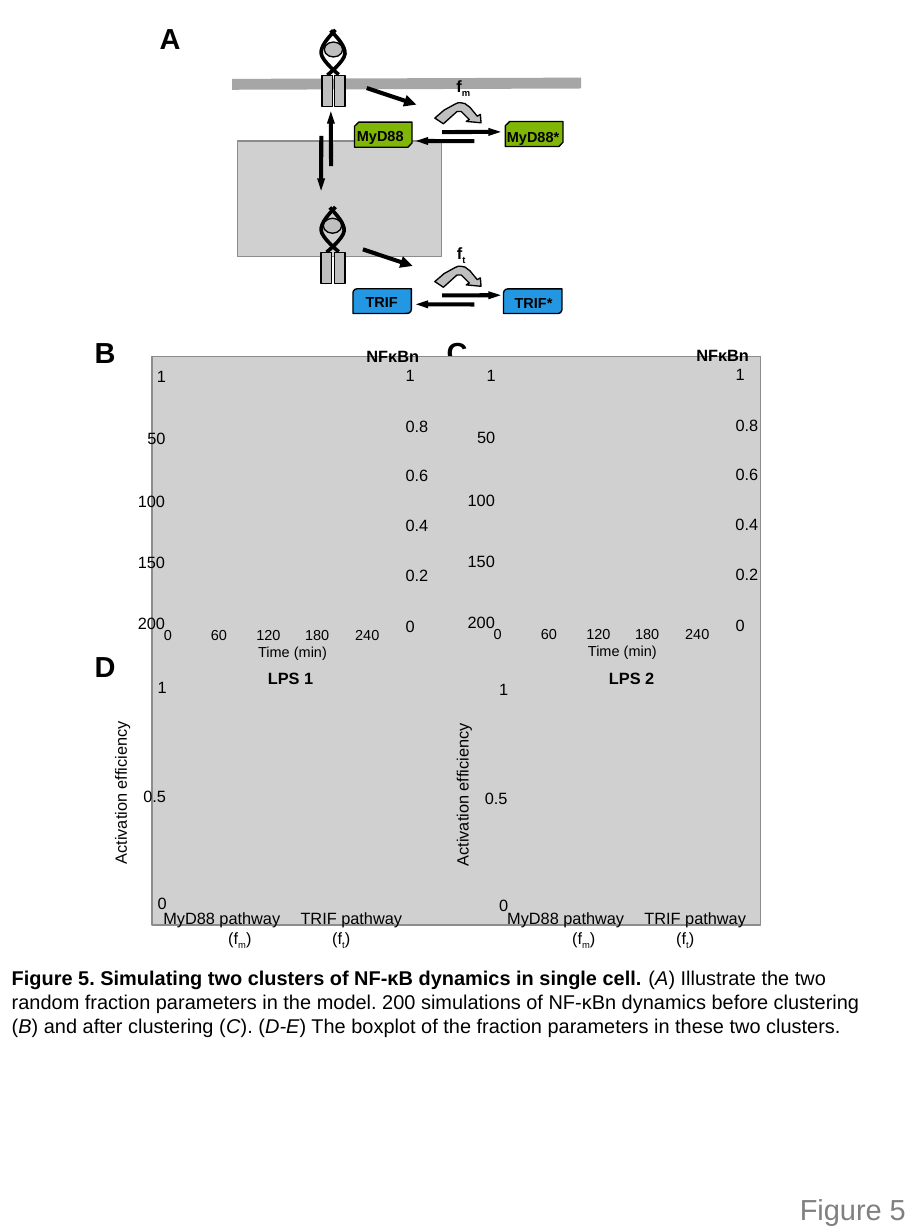
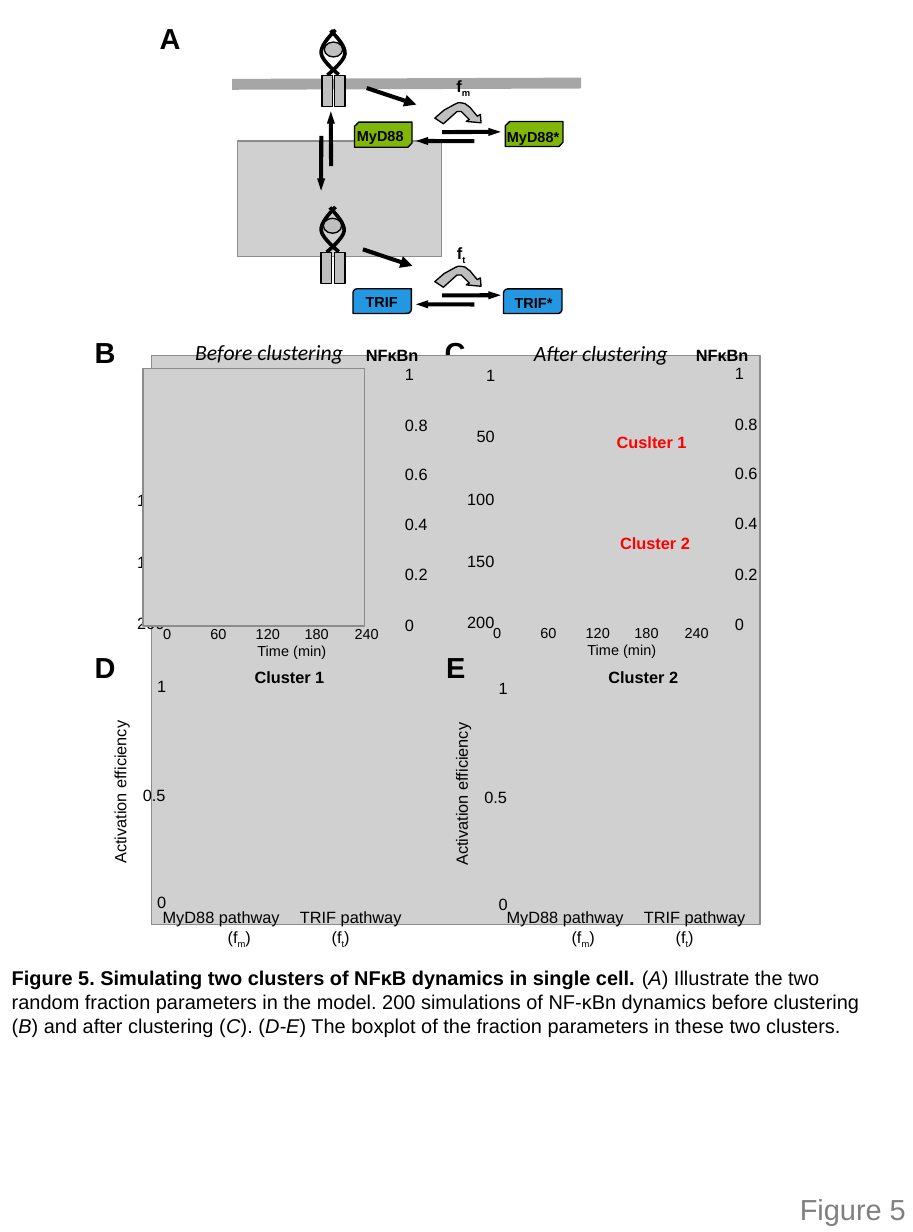
Before and after one commit to biomystery/TLR4, a slide deck: slide 5 of TLR_ver4.5_new_PNAS.pptx. Drawn at 913x1232 pixels with LibreOffice and Linux fonts; fonts in the diff are those of the drawing; grey boxes stand for pictures. Boxes give left, top, right and bottom in pixels: in the first picture for what was removed or moved away, otherwise in the second. Text is boxed around its words. In the diff, an @@ line names an element or a change of style, - is before the commit and + after.

```diff
--- a/TLR_ver4.5_new_PNAS.pptx
+++ b/TLR_ver4.5_new_PNAS.pptx
@@ text added at [195,342,343,364], 12 pt, text #000000, italic @@
+Before clustering
@@ text added at [534,343,668,365], 12 pt, text #000000, italic @@
+After clustering
@@ picture added at [143,369,365,626] @@
@@ text removed at [147,431,165,448] @@
-50
@@ text added at [617,436,686,448], 9 pt, text #FF0000, bold @@
+Cuslter 1
@@ text added at [620,537,690,549], 9 pt, text #FF0000, bold @@
+Cluster 2
@@ text "200" rewrapped from [468,616,495,632] to [467,616,494,628] @@
@@ text added at [446,658,465,678], 16 pt, text #000000, bold @@
+E
@@ text at [255,671,324,683]: text changed @@
-LPS 1
+Cluster 1
@@ text at [608,671,678,683]: text changed @@
-LPS 2
+Cluster 2
@@ text at [12,970,859,1037]: text changed @@
-Figure 5. Simulating two clusters of NF-κB dynamics in single cell. (A) Illustrate the two random fraction parameters in the model. 200 simulations of NF-κBn dynamics before clustering (B) and after clustering (C). (D-E) The boxplot of the fraction parameters in these two clusters.
+Figure 5. Simulating two clusters of NFκB dynamics in single cell. (A) Illustrate the two random fraction parameters in the model. 200 simulations of NF-κBn dynamics before clustering (B) and after clustering (C). (D-E) The boxplot of the fraction parameters in these two clusters.
```
Also in this commit, not shown: 5 other slides changed, 46 other files.
